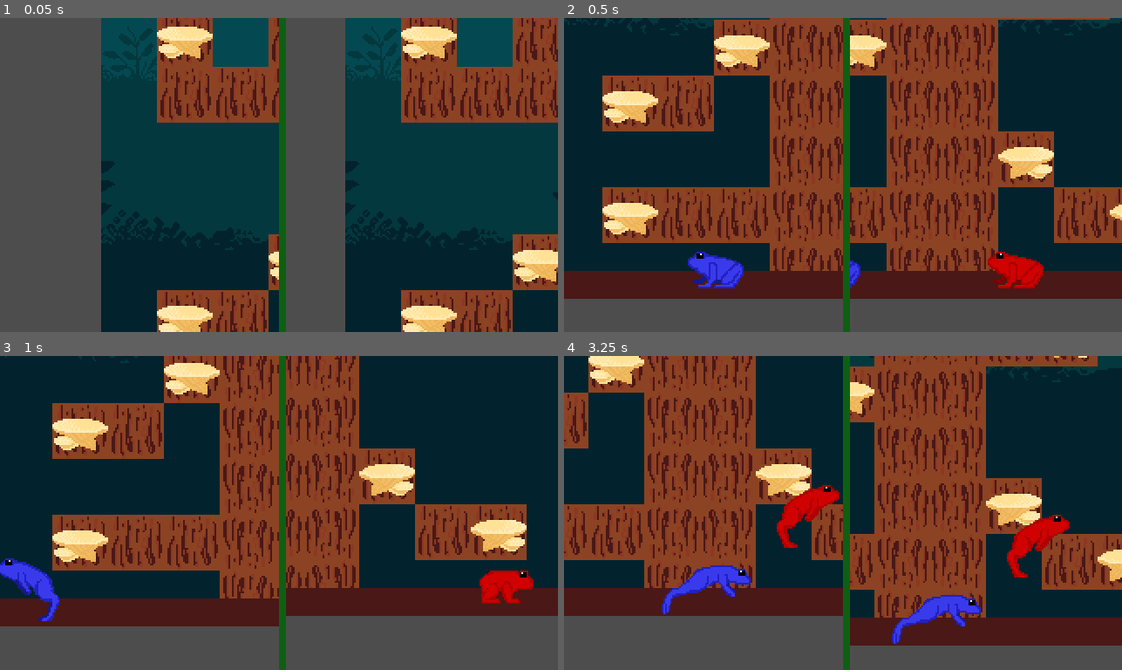
Above: before the commit, frames 1-4 (two rows, left to right).
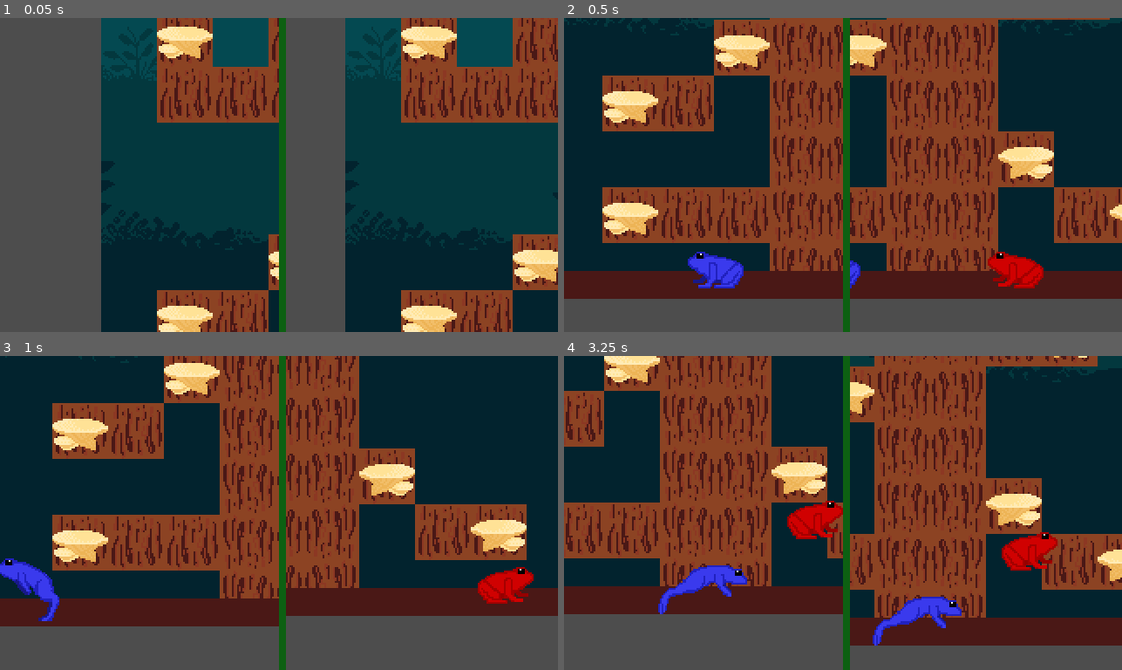
Above: after the commit, the same moments.

Repository: shrubino/CSP_LocalMult
Game: Godot game, scene res://Scenes/main.tscn
Same seed, same stepped clock (60 frames per second), same inputs: the game is played once before the commit and once after it.
Inputs:
- Up to frame 1 (0.05 s): no input
- Up to frame 2 (0.5 s): no input
- Up to frame 3 (1 s): hold Right (Right) from 0.53 s (still down); hold A (A) from 0.53 s (still down); tap Up (Up) at 0.77 s; tap C (C) at 0.8 s
- Up to frame 4 (3.25 s): tap Up (Up) at 1.07, 1.52, 1.82, 3.02 s; release A (A) at 1.28 s; tap C (C) at 1.35 s; tap D (D) at 1.55 s; release Right (Right) at 2.03 s; hold Left (Left) 2.03-2.78 s; hold D (D) 2.03-2.78 s; tap M (M) at 2.3, 2.85 s; hold Right (Right) from 2.78 s (still down); tap N (N) at 3.05 s

Frame 1 is identical in both runs. In frame 2, 0.1% of the frame differs, in the area x 76-86%, y 77-87%; in frame 3, 0.5%; in frame 4, 16%, in the area x 0-91%, y 0-93%.

Commit message:
Random updates from Stephen

Diff:
--- a/local-multiplayer-game/Scenes/Level1.tscn
+++ b/local-multiplayer-game/Scenes/Level1.tscn
@@ -2,11 +2,11 @@
 
 [ext_resource type="Texture2D" uid="uid://cwra40fds0cwo" path="res://Resources/spritesheet.png" id="1_joc8x"]
 [ext_resource type="PackedScene" uid="uid://bro3dprem6cm0" path="res://Scenes/Player1.tscn" id="2_6l7je"]
-[ext_resource type="PackedScene" uid="uid://dwacpckxvli0b" path="res://Scenes/Player2.tscn" id="3_jv6wh"]
-[ext_resource type="PackedScene" uid="uid://cf6nlic2jww2" path="res://Scenes/item.tscn" id="4_jghel"]
+[ext_resource type="PackedScene" path="res://Scenes/player_2.tscn" id="3_jv6wh"]
+[ext_resource type="PackedScene" path="res://Scenes/item.tscn" id="4_jghel"]
 [ext_resource type="Texture2D" uid="uid://ctc55x6e6ae34" path="res://Resources/Tiles/MUSHROOM PLATFORM.png" id="8_rpty4"]
-[ext_resource type="PackedScene" uid="uid://btwwcxhsmo6km" path="res://Scenes/dragon_fly.tscn" id="11_2h8qs"]
-[ext_resource type="PackedScene" uid="uid://cwls1y4eehxsq" path="res://Scenes/end.tscn" id="13_6jj8j"]
+[ext_resource type="PackedScene" path="res://Scenes/dragon_fly.tscn" id="11_2h8qs"]
+[ext_resource type="PackedScene" path="res://Scenes/end.tscn" id="13_6jj8j"]
 
 [sub_resource type="TileSetAtlasSource" id="TileSetAtlasSource_jghel"]
 texture = ExtResource("1_joc8x")
--- /dev/null
+++ b/local-multiplayer-game/Scenes/mushroom.tscn
@@ -0,0 +1,17 @@
+[gd_scene load_steps=3 format=3 uid="uid://vmo7thkk6ugc"]
+
+[ext_resource type="Texture2D" uid="uid://cwra40fds0cwo" path="res://Resources/spritesheet.png" id="1_2r5i3"]
+
+[sub_resource type="RectangleShape2D" id="RectangleShape2D_2r5i3"]
+size = Vector2(30, 13)
+
+[node name="Mushroom" type="StaticBody2D"]
+
+[node name="Sprite2D" type="Sprite2D" parent="."]
+texture = ExtResource("1_2r5i3")
+region_enabled = true
+region_rect = Rect2(0, 36, 32, 27)
+
+[node name="CollisionShape2D" type="CollisionShape2D" parent="."]
+position = Vector2(0, -6.5)
+shape = SubResource("RectangleShape2D_2r5i3")
--- /dev/null
+++ b/local-multiplayer-game/Scenes/player_2.tscn
@@ -0,0 +1,150 @@
+[gd_scene load_steps=13 format=3 uid="uid://djudxw4akuocg"]
+
+[ext_resource type="Script" uid="uid://ck1liuedogadu" path="res://Scripts/player_2.gd" id="1_cgts5"]
+[ext_resource type="Texture2D" uid="uid://cwra40fds0cwo" path="res://Resources/spritesheet.png" id="2_cgts5"]
+
+[sub_resource type="RectangleShape2D" id="RectangleShape2D_n5fpy"]
+size = Vector2(8, 10)
+
+[sub_resource type="CircleShape2D" id="CircleShape2D_cgts5"]
+radius = 6.0
+
+[sub_resource type="AtlasTexture" id="AtlasTexture_a3adp"]
+atlas = ExtResource("2_cgts5")
+region = Rect2(0, 0, 32, 32)
+
+[sub_resource type="AtlasTexture" id="AtlasTexture_n0kdt"]
+atlas = ExtResource("2_cgts5")
+region = Rect2(32, 0, 32, 32)
+
+[sub_resource type="SpriteFrames" id="SpriteFrames_eus2p"]
+animations = [{
+"frames": [{
+"duration": 1.0,
+"texture": SubResource("AtlasTexture_a3adp")
+}, {
+"duration": 1.0,
+"texture": SubResource("AtlasTexture_n0kdt")
+}],
+"loop": true,
+"name": &"Idle",
+"speed": 5.0
+}]
+
+[sub_resource type="Animation" id="Animation_dvont"]
+length = 0.001
+tracks/0/type = "value"
+tracks/0/imported = false
+tracks/0/enabled = true
+tracks/0/path = NodePath("Tongue:position")
+tracks/0/interp = 1
+tracks/0/loop_wrap = true
+tracks/0/keys = {
+"times": PackedFloat32Array(0),
+"transitions": PackedFloat32Array(1),
+"update": 0,
+"values": [Vector2(0, 0)]
+}
+
+[sub_resource type="Animation" id="Animation_2ale3"]
+resource_name = "TongueFireLeft"
+tracks/0/type = "value"
+tracks/0/imported = false
+tracks/0/enabled = true
+tracks/0/path = NodePath("Tongue:position")
+tracks/0/interp = 2
+tracks/0/loop_wrap = true
+tracks/0/keys = {
+"times": PackedFloat32Array(0, 0.2, 0.5),
+"transitions": PackedFloat32Array(1, 1, 1),
+"update": 0,
+"values": [Vector2(0, 0), Vector2(-90, 0), Vector2(0, 0)]
+}
+
+[sub_resource type="Animation" id="Animation_n5fpy"]
+resource_name = "TongueFireRight"
+tracks/0/type = "value"
+tracks/0/imported = false
+tracks/0/enabled = true
+tracks/0/path = NodePath("Tongue:position")
+tracks/0/interp = 2
+tracks/0/loop_wrap = true
+tracks/0/keys = {
+"times": PackedFloat32Array(0, 0.2, 0.5),
+"transitions": PackedFloat32Array(1, 1, 1),
+"update": 0,
+"values": [Vector2(0, 0), Vector2(90, 0), Vector2(0, 0)]
+}
+
+[sub_resource type="Animation" id="Animation_1yta1"]
+resource_name = "TongueFireUp"
+tracks/0/type = "value"
+tracks/0/imported = false
+tracks/0/enabled = true
+tracks/0/path = NodePath("Tongue:position")
+tracks/0/interp = 2
+tracks/0/loop_wrap = true
+tracks/0/keys = {
+"times": PackedFloat32Array(0, 0.2, 0.5),
+"transitions": PackedFloat32Array(1, 1, 1),
+"update": 0,
+"values": [Vector2(0, 0), Vector2(0, -90), Vector2(0, 0)]
+}
+
+[sub_resource type="AnimationLibrary" id="AnimationLibrary_dvont"]
+_data = {
+&"RESET": SubResource("Animation_dvont"),
+&"TongueFireLeft": SubResource("Animation_2ale3"),
+&"TongueFireRight": SubResource("Animation_n5fpy"),
+&"TongueFireUp": SubResource("Animation_1yta1")
+}
+
+[node name="Player2" type="CharacterBody2D" node_paths=PackedStringArray("leftRaycast", "middleRaycast", "rightRaycast", "tongue") groups=["Player2"]]
+script = ExtResource("1_cgts5")
+leftRaycast = NodePath("LeftCast")
+middleRaycast = NodePath("MiddleCast")
+rightRaycast = NodePath("RightCast")
+idle = true
+tongue = NodePath("Tongue")
+
+[node name="CollisionShape2D" type="CollisionShape2D" parent="."]
+shape = SubResource("RectangleShape2D_n5fpy")
+
+[node name="LeftCast" type="RayCast2D" parent="."]
+position = Vector2(-4, 0)
+target_position = Vector2(0, -10)
+
+[node name="MiddleCast" type="RayCast2D" parent="."]
+target_position = Vector2(0, -10)
+
+[node name="RightCast" type="RayCast2D" parent="."]
+position = Vector2(4, 0)
+target_position = Vector2(0, -10)
+
+[node name="Camera2D" type="Camera2D" parent="."]
+
+[node name="Tongue" type="Area2D" parent="."]
+
+[node name="CollisionShape2D" type="CollisionShape2D" parent="Tongue"]
+shape = SubResource("CircleShape2D_cgts5")
+
+[node name="ColorRect" type="ColorRect" parent="Tongue"]
+offset_left = -5.0
+offset_top = -5.0
+offset_right = 5.0
+offset_bottom = 5.0
+color = Color(0.7490196, 0, 0, 1)
+metadata/_edit_use_anchors_ = true
+
+[node name="Sprite2D" type="AnimatedSprite2D" parent="." groups=["Player2"]]
+sprite_frames = SubResource("SpriteFrames_eus2p")
+animation = &"Idle"
+autoplay = "Idle"
+frame_progress = 0.6007136
+
+[node name="AnimationPlayer" type="AnimationPlayer" parent="."]
+libraries = {
+&"": SubResource("AnimationLibrary_dvont")
+}
+
+[connection signal="body_entered" from="Tongue" to="." method="_on_tongue_body_entered"]
Binary file added: local-multiplayer-game/Resources/Tiles/treebark_corners.aseprite
